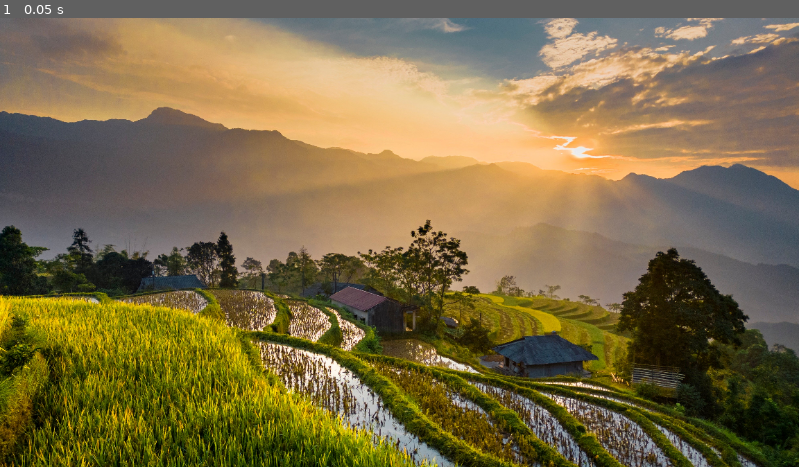
Above: before the commit, frame 1.
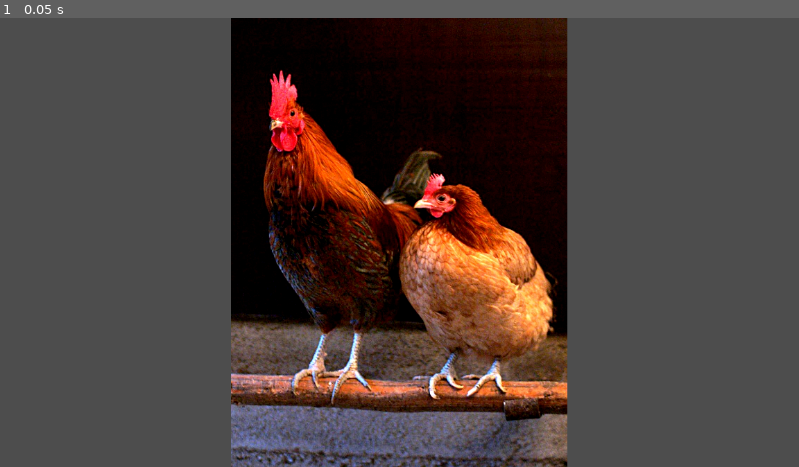
Above: after the commit, the same moment.

Repository: tylermeekel/godot-graphics-programming
Game: Godot game, scene res://root.tscn
Two runs of this game, one before a commit and one after it. Both use one fixed random seed, a clock stepped at 60 frames per second and the inputs below.
Inputs:
- Up to frame 1 (0.05 s): no input

The runs differ from the first frame. In frame 1, 91% of the frame differs, in the area x 0-100%, y 0-100%.

Commit message:
add difference of gaussians, gaussian blur and sobel operator

Diff:
--- a/root.tscn
+++ b/root.tscn
@@ -1,15 +1,16 @@
-[gd_scene load_steps=7 format=3 uid="uid://cc2r7bth6lwev"]
+[gd_scene load_steps=9 format=3 uid="uid://cc2r7bth6lwev"]
 
 [ext_resource type="Script" uid="uid://cbsaqc2ufh82c" path="res://scripts/root.gd" id="1_vvh5c"]
-[ext_resource type="Script" uid="uid://cnt84a8lnl86k" path="res://scripts/vignette.gd" id="2_vvh5c"]
-[ext_resource type="Texture2D" uid="uid://d34yrna55fd1m" path="res://assets/field.jpg" id="3_vvh5c"]
+[ext_resource type="Script" uid="uid://dvm7gwwmt6jt0" path="res://scripts/difference_of_gaussians.gd" id="2_vvh5c"]
+[ext_resource type="Script" uid="uid://d02h4l3cnops3" path="res://scripts/sobel_edge_detection.gd" id="3_28aoi"]
+[ext_resource type="Texture2D" uid="uid://cx4wtlvvpwkyt" path="res://assets/chickens.jpg" id="3_vvh5c"]
 
 [sub_resource type="Environment" id="Environment_pyidc"]
 background_mode = 3
 background_canvas_max_layer = 4
 adjustment_enabled = true
 
-[sub_resource type="CompositorEffect" id="CompositorEffect_vvh5c"]
+[sub_resource type="CompositorEffect" id="CompositorEffect_28aoi"]
 resource_local_to_scene = false
 resource_name = ""
 enabled = true
@@ -17,10 +18,22 @@
 needs_motion_vectors = false
 needs_normal_roughness = false
 script = ExtResource("2_vvh5c")
-metadata/_custom_type_script = "uid://cnt84a8lnl86k"
+sigma_1 = 0.895
+sigma_2 = 3.45
+metadata/_custom_type_script = "uid://dvm7gwwmt6jt0"
+
+[sub_resource type="CompositorEffect" id="CompositorEffect_jnlp7"]
+resource_local_to_scene = false
+resource_name = ""
+enabled = true
+effect_callback_type = 4
+needs_motion_vectors = false
+needs_normal_roughness = false
+script = ExtResource("3_28aoi")
+metadata/_custom_type_script = "uid://d02h4l3cnops3"
 
 [sub_resource type="Compositor" id="Compositor_vvh5c"]
-compositor_effects = Array[CompositorEffect]([SubResource("CompositorEffect_vvh5c")])
+compositor_effects = Array[CompositorEffect]([SubResource("CompositorEffect_28aoi"), SubResource("CompositorEffect_jnlp7")])
 
 [node name="Root" type="Node2D"]
 script = ExtResource("1_vvh5c")
--- /dev/null
+++ b/scripts/difference_of_gaussians.gd
@@ -0,0 +1,85 @@
+@tool
+extends CompositorEffect
+class_name DifferenceOfGaussiansShader
+
+@export_range(0.1, 5.0) var sigma_1: float = 0.5
+@export_range(0.1, 5.0) var sigma_2: float = 2.0
+
+var mutex: Mutex = Mutex.new()
+var shader_is_dirty: bool = true
+
+var rd: RenderingDevice
+var shader: RID
+var pipeline: RID
+
+func _init() -> void:
+	effect_callback_type = CompositorEffect.EFFECT_CALLBACK_TYPE_POST_TRANSPARENT
+	rd = RenderingServer.get_rendering_device()
+	RenderingServer.call_on_render_thread(_initialize_compute)
+
+func _notification(what: int) -> void:
+	if what == NOTIFICATION_PREDELETE:
+		if shader.is_valid():
+			rd.free_rid(shader)
+
+func _initialize_compute() -> void:
+	rd = RenderingServer.get_rendering_device()
+	if not rd:
+		return
+
+	var shader_file: RDShaderFile = load("res://shaders/difference_of_gaussians.glsl")
+	var shader_spirv = shader_file.get_spirv()
+	shader = rd.shader_create_from_spirv(shader_spirv)
+
+	if shader.is_valid():
+		pipeline = rd.compute_pipeline_create(shader)
+
+func _render_callback(p_effect_callback_type: int, render_data: RenderData) -> void:
+	if rd and p_effect_callback_type == EFFECT_CALLBACK_TYPE_POST_TRANSPARENT:
+		var render_scene_buffers: RenderSceneBuffersRD = render_data.get_render_scene_buffers()
+		if render_scene_buffers:
+			var size = render_scene_buffers.get_internal_size()
+			if size.x == 0 and size.y == 0:
+				return
+
+			var x_groups = size.x / 4
+			var y_groups = size.y / 4
+			var z_groups = 1
+
+			var push_constant: PackedFloat32Array = PackedFloat32Array([
+				size.x,
+				size.y,
+				0.0,
+				0.0
+			])
+
+			var sigma_values: PackedFloat32Array = PackedFloat32Array([
+				sigma_1,
+				sigma_2
+			])
+			var sigma_bytes = sigma_values.to_byte_array()
+			var sigma_buffer := rd.storage_buffer_create(sigma_bytes.size(), sigma_bytes)
+
+			var view_count = render_scene_buffers.get_view_count()
+			for view in range(view_count):
+				var input_image = render_scene_buffers.get_color_layer(view)
+
+				var image_uniform: RDUniform = RDUniform.new()
+				image_uniform.uniform_type = RenderingDevice.UNIFORM_TYPE_IMAGE
+				image_uniform.binding = 0
+				image_uniform.add_id(input_image)
+				var image_uniform_set = UniformSetCacheRD.get_cache(shader, 0, [image_uniform])
+
+				var sigma_uniform: RDUniform = RDUniform.new()
+				sigma_uniform.uniform_type = RenderingDevice.UNIFORM_TYPE_STORAGE_BUFFER
+				sigma_uniform.binding = 0
+				sigma_uniform.add_id(sigma_buffer)
+				var sigma_uniform_set = UniformSetCacheRD.get_cache(shader, 1, [sigma_uniform])
+
+				var compute_list := rd.compute_list_begin()
+				rd.compute_list_bind_compute_pipeline(compute_list, pipeline)
+				rd.compute_list_bind_uniform_set(compute_list, image_uniform_set, 0)
+				rd.compute_list_bind_uniform_set(compute_list, sigma_uniform_set, 1)
+				rd.compute_list_set_push_constant(compute_list, push_constant.to_byte_array(), push_constant.size() * 4)
+				rd.compute_list_dispatch(compute_list, x_groups, y_groups, z_groups)
+				rd.compute_list_end()
--- /dev/null
+++ b/scripts/gaussian_blur.gd
@@ -0,0 +1,68 @@
+@tool
+extends CompositorEffect
+class_name GaussianBlurShader
+
+var mutex: Mutex = Mutex.new()
+var shader_is_dirty: bool = true
+
+var rd: RenderingDevice
+var shader: RID
+var pipeline: RID
+
+func _init() -> void:
+	effect_callback_type = CompositorEffect.EFFECT_CALLBACK_TYPE_POST_TRANSPARENT
+	rd = RenderingServer.get_rendering_device()
+	RenderingServer.call_on_render_thread(_initialize_compute)
+
+func _notification(what: int) -> void:
+	if what == NOTIFICATION_PREDELETE:
+		if shader.is_valid():
+			rd.free_rid(shader)
+
+func _initialize_compute() -> void:
+	rd = RenderingServer.get_rendering_device()
+	if not rd:
+		return
+
+	var shader_file: RDShaderFile = load("res://shaders/gaussian_blur.glsl")
+	var shader_spirv = shader_file.get_spirv()
+	shader = rd.shader_create_from_spirv(shader_spirv)
+
+	if shader.is_valid():
+		pipeline = rd.compute_pipeline_create(shader)
+
+func _render_callback(p_effect_callback_type: int, render_data: RenderData) -> void:
+	if rd and p_effect_callback_type == EFFECT_CALLBACK_TYPE_POST_TRANSPARENT:
+		var render_scene_buffers: RenderSceneBuffersRD = render_data.get_render_scene_buffers()
+		if render_scene_buffers:
+			var size = render_scene_buffers.get_internal_size()
+			if size.x == 0 and size.y == 0:
+				return
+
+			var x_groups = (size.x - 1) / 8 + 1
+			var y_groups = (size.y - 1) / 8 + 1
+			var z_groups = 1
+
+			var push_constant: PackedFloat32Array = PackedFloat32Array([
+				size.x,
+				size.y,
+				0.0,
+				0.0
+			])
+
+			var view_count = render_scene_buffers.get_view_count()
+			for view in range(view_count):
+				var input_image = render_scene_buffers.get_color_layer(view)
+
+				var image_uniform: RDUniform = RDUniform.new()
+				image_uniform.uniform_type = RenderingDevice.UNIFORM_TYPE_IMAGE
+				image_uniform.binding = 0
+				image_uniform.add_id(input_image)
+				var image_uniform_set = UniformSetCacheRD.get_cache(shader, 0, [image_uniform])
+
+				var compute_list := rd.compute_list_begin()
+				rd.compute_list_bind_compute_pipeline(compute_list, pipeline)
+				rd.compute_list_bind_uniform_set(compute_list, image_uniform_set, 0)
+				rd.compute_list_set_push_constant(compute_list, push_constant.to_byte_array(), push_constant.size() * 4)
+				rd.compute_list_dispatch(compute_list, x_groups, y_groups, z_groups)
+				rd.compute_list_end()
--- /dev/null
+++ b/scripts/sobel_edge_detection.gd
@@ -0,0 +1,68 @@
+@tool
+extends CompositorEffect
+class_name SobelEdgeDetectionShader
+
+var mutex: Mutex = Mutex.new()
+var shader_is_dirty: bool = true
+
+var rd: RenderingDevice
+var shader: RID
+var pipeline: RID
+
+func _init() -> void:
+	effect_callback_type = CompositorEffect.EFFECT_CALLBACK_TYPE_POST_TRANSPARENT
+	rd = RenderingServer.get_rendering_device()
+	RenderingServer.call_on_render_thread(_initialize_compute)
+
+func _notification(what: int) -> void:
+	if what == NOTIFICATION_PREDELETE:
+		if shader.is_valid():
+			rd.free_rid(shader)
+
+func _initialize_compute() -> void:
+	rd = RenderingServer.get_rendering_device()
+	if not rd:
+		return
+
+	var shader_file: RDShaderFile = load("res://shaders/sobel_edge_detection.glsl")
+	var shader_spirv = shader_file.get_spirv()
+	shader = rd.shader_create_from_spirv(shader_spirv)
+
+	if shader.is_valid():
+		pipeline = rd.compute_pipeline_create(shader)
+
+func _render_callback(p_effect_callback_type: int, render_data: RenderData) -> void:
+	if rd and p_effect_callback_type == EFFECT_CALLBACK_TYPE_POST_TRANSPARENT:
+		var render_scene_buffers: RenderSceneBuffersRD = render_data.get_render_scene_buffers()
+		if render_scene_buffers:
+			var size = render_scene_buffers.get_internal_size()
+			if size.x == 0 and size.y == 0:
+				return
+
+			var x_groups = (size.x - 1) / 8 + 1
+			var y_groups = (size.y - 1) / 8 + 1
+			var z_groups = 1
+
+			var push_constant: PackedFloat32Array = PackedFloat32Array([
+				size.x,
+				size.y,
+				0.0,
+				0.0
+			])
+
+			var view_count = render_scene_buffers.get_view_count()
+			for view in range(view_count):
+				var input_image = render_scene_buffers.get_color_layer(view)
+
+				var image_uniform: RDUniform = RDUniform.new()
+				image_uniform.uniform_type = RenderingDevice.UNIFORM_TYPE_IMAGE
+				image_uniform.binding = 0
+				image_uniform.add_id(input_image)
+				var image_uniform_set = UniformSetCacheRD.get_cache(shader, 0, [image_uniform])
+
+				var compute_list := rd.compute_list_begin()
+				rd.compute_list_bind_compute_pipeline(compute_list, pipeline)
+				rd.compute_list_bind_uniform_set(compute_list, image_uniform_set, 0)
+				rd.compute_list_set_push_constant(compute_list, push_constant.to_byte_array(), push_constant.size() * 4)
+				rd.compute_list_dispatch(compute_list, x_groups, y_groups, z_groups)
+				rd.compute_list_end()
Binary file added: assets/chickens.jpg
Not shown, added: assets/chickens.jpg.import
Not shown, added: scripts/difference_of_gaussians.gd.uid
Not shown, added: scripts/gaussian_blur.gd.uid
Not shown, added: scripts/sobel_edge_detection.gd.uid
Not shown, added: shaders/difference_of_gaussians.glsl
Not shown, added: shaders/difference_of_gaussians.glsl.import
Not shown, added: shaders/gaussian_blur.glsl
Not shown, added: shaders/gaussian_blur.glsl.import
Not shown, added: shaders/sobel_edge_detection.glsl
Not shown, added: shaders/sobel_edge_detection.glsl.import
